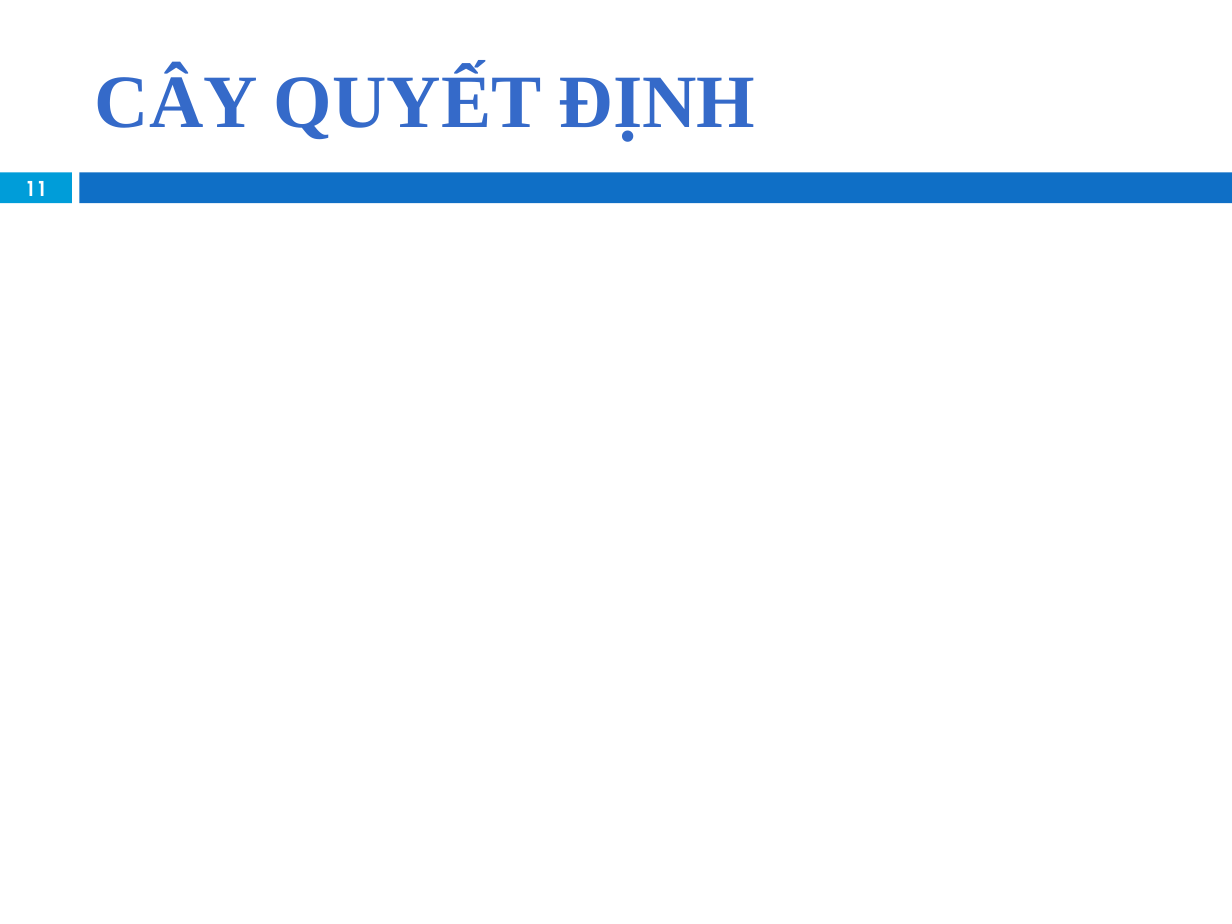
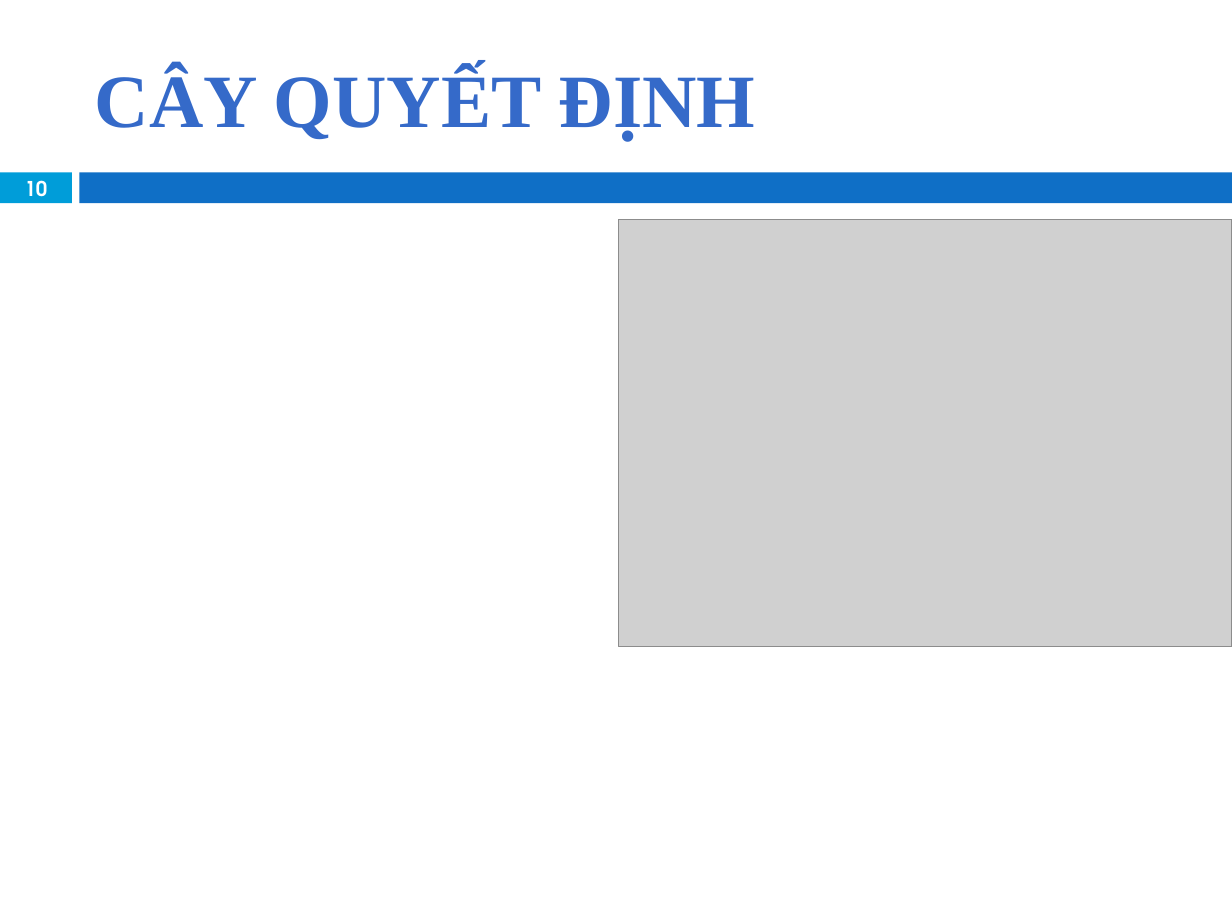
Before and after one commit to khanhduy94/jobzoom, a slide deck: slide 10 of Documents/JobZoom Presentation.pptx (slide 11 before the commit). Drawn at 1232x924 pixels with LibreOffice and Linux fonts; fonts in the diff are those of the drawing; grey boxes stand for pictures; background and template pictures are left out. Boxes give left, top, right and bottom in pixels: in the first picture for what was removed or moved away, otherwise in the second. Text is boxed around its words. In the diff, an @@ line names an element or a change of style, - is before the commit and + after.

```diff
--- a/Documents/JobZoom Presentation.pptx
+++ b/Documents/JobZoom Presentation.pptx
@@ page number at [25,180,48,204]: text changed @@
-11
+10
@@ picture added at [618,219,1232,646] @@
```
Also in this commit, not shown: 6 other slides changed, 1 slide removed.
